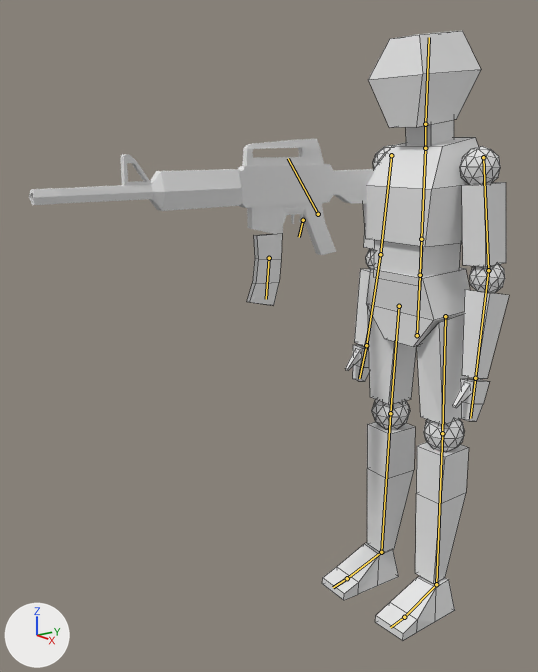
The Blender file character_demo/blender/humanoid-rig-with-gun.blend as it was, and as the next commit left it.
One viewpoint serves both versions: a 50 mm camera at (4.18, -4.55, 3.96) aimed at (-0.29, -1.23, 2.52). Every picture has the same lights, and +X, +Y and +Z are marked at lower left. The bones that bend it are drawn over the model as lines. Mesh edges are drawn as thin lines on the coarser meshes.

Objects in the first picture: 'Body', 'm4', 'mag'.
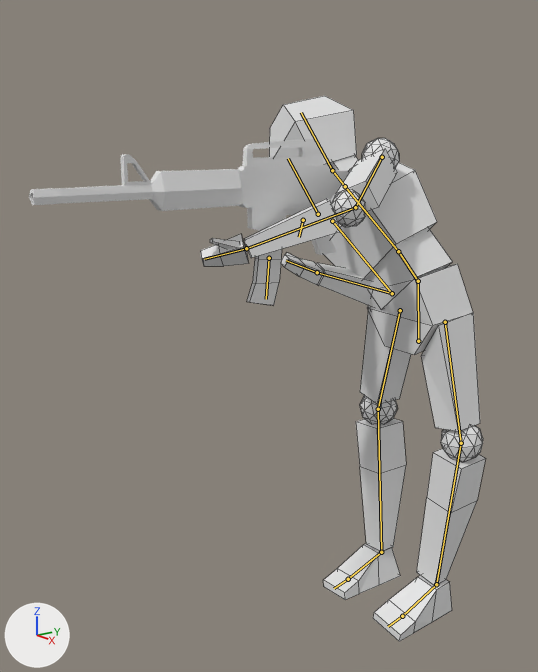
The newer file adds an action. The first version stands in its rest pose; the second is drawn at frame 1 of the action 'LeanRightGunArmsOnly'.

Where the change shows, as pixel boxes [x1, y1, x2, y2] in the pictures (538 x 672 px):
```json
{"object": "Body", "change": "posed", "before": [322, 30, 509, 641], "after": [200, 96, 486, 642], "on screen": "53% wider, 11% shorter"}
{"bone": "Pelvis", "before": "(417, 335) to (420, 275)", "after": "(418, 341) to (418, 281)"}
{"bone": "Torso", "before": "(420, 275) to (421, 239)", "after": "(418, 281) to (398, 251)"}
{"bone": "Chest", "before": "(421, 239) to (425, 148)", "after": "(398, 251) to (345, 186)"}
{"bone": "Neck", "before": "(425, 148) to (425, 124)", "after": "(345, 186) to (332, 170)"}
{"bone": "Head", "before": "(425, 124) to (429, 37)", "after": "(332, 170) to (301, 112)"}
{"bone": "UpperArm.L", "before": "(483, 157) to (488, 270)", "after": "(382, 157) to (355, 207)"}
{"bone": "LowerArm.L", "before": "(488, 270) to (475, 378)", "after": "(355, 207) to (246, 248)"}
{"bone": "Hand.L", "before": "(475, 378) to (470, 418)", "after": "(246, 248) to (204, 259)"}
{"bone": "Hand.R.001", "before": "(366, 345) to (359, 378)", "after": "(317, 272) to (286, 260)"}
```

Edits to the scene script, one JSON object a line:
```json
{"block": "bone_pelvis", "where": "bone_pelvis = bpy.data.objects['Armature'].pose.bones['Pelvis']"}
{"op": "set", "path": "bone_pelvis.location", "old": "(0.0, 0.0, 0.0)", "new": "(0.06, -0.07, 0.03)"}
{"op": "set", "path": "bone_pelvis.rotation_quaternion", "old": "(1.0, 0.0, 0.0, 0.0)", "new": "(0.999, 0.039, -0.015, -0.001)", "note": "degrees (0, 0, 0) -> degrees (5, -2, 0)"}
{"block": "bone_torso", "where": "bone_torso = bpy.data.objects['Armature'].pose.bones['Torso']  # child of 'Pelvis'"}
{"op": "set", "path": "bone_torso.location", "old": "(0.0, 0.0, 0.0)", "new": "(0.19, 0.35, -0.03)"}
{"op": "set", "path": "bone_torso.rotation_quaternion", "old": "(1.0, 0.0, 0.0, 0.0)", "new": "(0.938, 0.058, 0.01, 0.34)", "note": "degrees (0, 0, 0) -> degrees (7, -1, 40)"}
{"block": "bone_chest", "where": "bone_chest = bpy.data.objects['Armature'].pose.bones['Chest']  # child of 'Torso'"}
{"op": "set", "path": "bone_chest.rotation_quaternion", "old": "(1.0, 0.0, 0.0, 0.0)", "new": "(0.999, 0.053, 0.007, 0.004)", "note": "degrees (0, 0, 0) -> degrees (6, 1, 1)"}
{"block": "bone_neck", "where": "bone_neck = bpy.data.objects['Armature'].pose.bones['Neck']  # child of 'Chest'"}
{"op": "set", "path": "bone_neck.rotation_quaternion", "old": "(1.0, 0.0, 0.0, 0.0)", "new": "(0.999, -0.036, -0.006, -0.003)", "note": "degrees (0, 0, 0) -> degrees (-4, -1, 0)"}
{"block": "bone_head", "where": "bone_head = bpy.data.objects['Armature'].pose.bones['Head']  # child of 'Neck'"}
{"op": "set", "path": "bone_head.rotation_quaternion", "old": "(1.0, 0.0, 0.0, 0.0)", "new": "(0.997, -0.08, 0.001, -0.001)", "note": "degrees (0, 0, 0) -> degrees (-9, 0, 0)"}
{"block": "bone_upperarm_l", "where": "bone_upperarm_l = bpy.data.objects['Armature'].pose.bones['UpperArm.L']  # child of 'Chest'"}
{"op": "set", "path": "bone_upperarm_l.location", "old": "(0.0, 0.0, 0.0)", "new": "(0.13, -0.02, 0.01)"}
{"block": "bone_lowerarm_l", "where": "bone_lowerarm_l = bpy.data.objects['Armature'].pose.bones['LowerArm.L']  # child of 'UpperArm.L'"}
{"op": "set", "path": "bone_lowerarm_l.rotation_quaternion", "old": "(1.0, 0.0, 0.0, 0.0)", "new": "(1.0, 1.7, 0.0, 0.4)", "note": "degrees (0, 0, 0) -> degrees (117, -20, 12)"}
{"block": "bone_hand_l", "where": "bone_hand_l = bpy.data.objects['Armature'].pose.bones['Hand.L']  # child of 'LowerArm.L'"}
{"op": "set", "path": "bone_hand_l.rotation_quaternion", "old": "(1.0, 0.0, 0.0, 0.0)", "new": "(0.923, -0.026, 0.378, 0.068)", "note": "degrees (0, 0, 0) -> degrees (0, 45, 9)"}
{"block": "bone_hand_r_001", "where": "bone_hand_r_001 = bpy.data.objects['Armature'].pose.bones['Hand.R.001']  # child of 'LowerArm.R.001'"}
{"op": "set", "path": "bone_hand_r_001.rotation_quaternion", "old": "(1.0, 0.0, 0.0, 0.0)", "new": "(0.999, 0.002, 0.001, -0.05)", "note": "degrees (0, 0, 0) -> degrees (0, 0, -6)"}
{"block": "bone_hand_ik_pole_l", "where": "bone_hand_ik_pole_l = bpy.data.objects['Armature'].pose.bones['Hand.IK.pole.L']"}
{"op": "set", "path": "bone_hand_ik_pole_l.location", "old": "(0.0, 0.0, 0.0)", "new": "(0.53, 0.01, 0.76)"}
{"op": "set", "path": "bone_hand_ik_pole_l.rotation_quaternion", "old": "(1.0, 0.0, 0.0, 0.0)", "new": "(0.942, -0.001, 0.336, 0.0)", "note": "degrees (0, 0, 0) -> degrees (0, 39, 0)"}
{"block": "bone_hand_ik_target_l", "where": "bone_hand_ik_target_l = bpy.data.objects['Armature'].pose.bones['Hand.IK.target.L']"}
{"op": "set", "path": "bone_hand_ik_target_l.location", "old": "(0.0, 0.0, 0.0)", "new": "(-2.16, -2.84, 1.83)"}
{"op": "set", "path": "bone_hand_ik_target_l.rotation_quaternion", "old": "(1.0, 0.0, 0.0, 0.0)", "new": "(0.942, -0.039, -0.332, -0.024)", "note": "degrees (0, 0, 0) -> degrees (-4, -39, -1)"}
{"block": "bone_hand_ik_pole_r", "where": "bone_hand_ik_pole_r = bpy.data.objects['Armature'].pose.bones['Hand.IK.pole.R']"}
{"op": "set", "path": "bone_hand_ik_pole_r.location", "old": "(0.0, 0.0, 0.0)", "new": "(-0.1, 0.02, -0.21)"}
{"op": "set", "path": "bone_hand_ik_pole_r.rotation_quaternion", "old": "(1.0, 0.0, 0.0, 0.0)", "new": "(0.942, 0.012, 0.334, 0.025)", "note": "degrees (0, 0, 0) -> degrees (3, 39, 4)"}
{"block": "bone_hand_ik_target_r", "where": "bone_hand_ik_target_r = bpy.data.objects['Armature'].pose.bones['Hand.IK.target.R']"}
{"op": "set", "path": "bone_hand_ik_target_r.location", "old": "(0.0, 0.0, 0.0)", "new": "(0.39, -1.5, 1.51)"}
{"op": "set", "path": "bone_hand_ik_target_r.rotation_quaternion", "old": "(1.0, 0.0, 0.0, 0.0)", "new": "(0.942, 0.0, -0.336, 0.0)", "note": "degrees (0, 0, 0) -> degrees (0, -39, 0)"}
```
